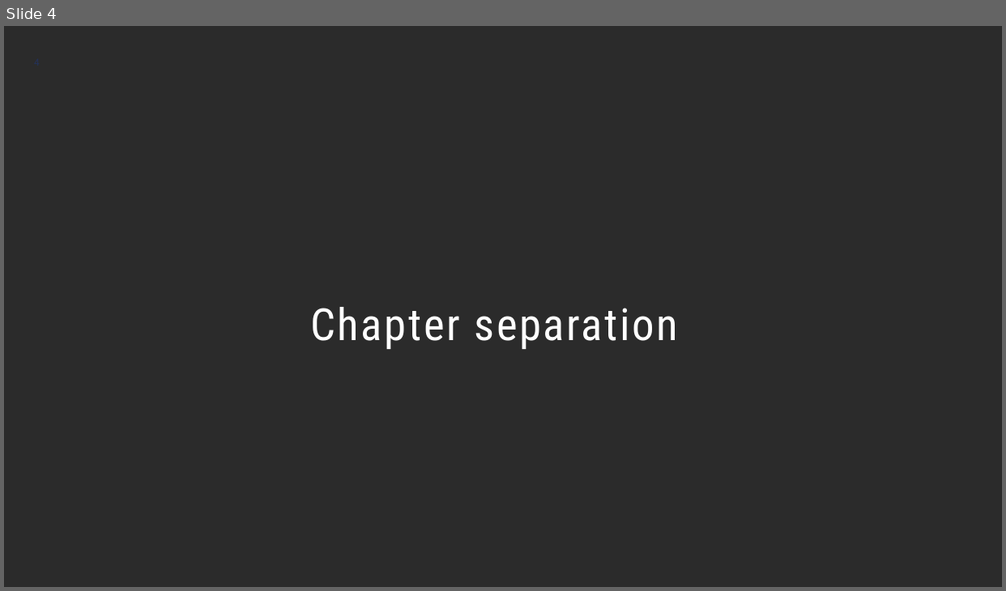
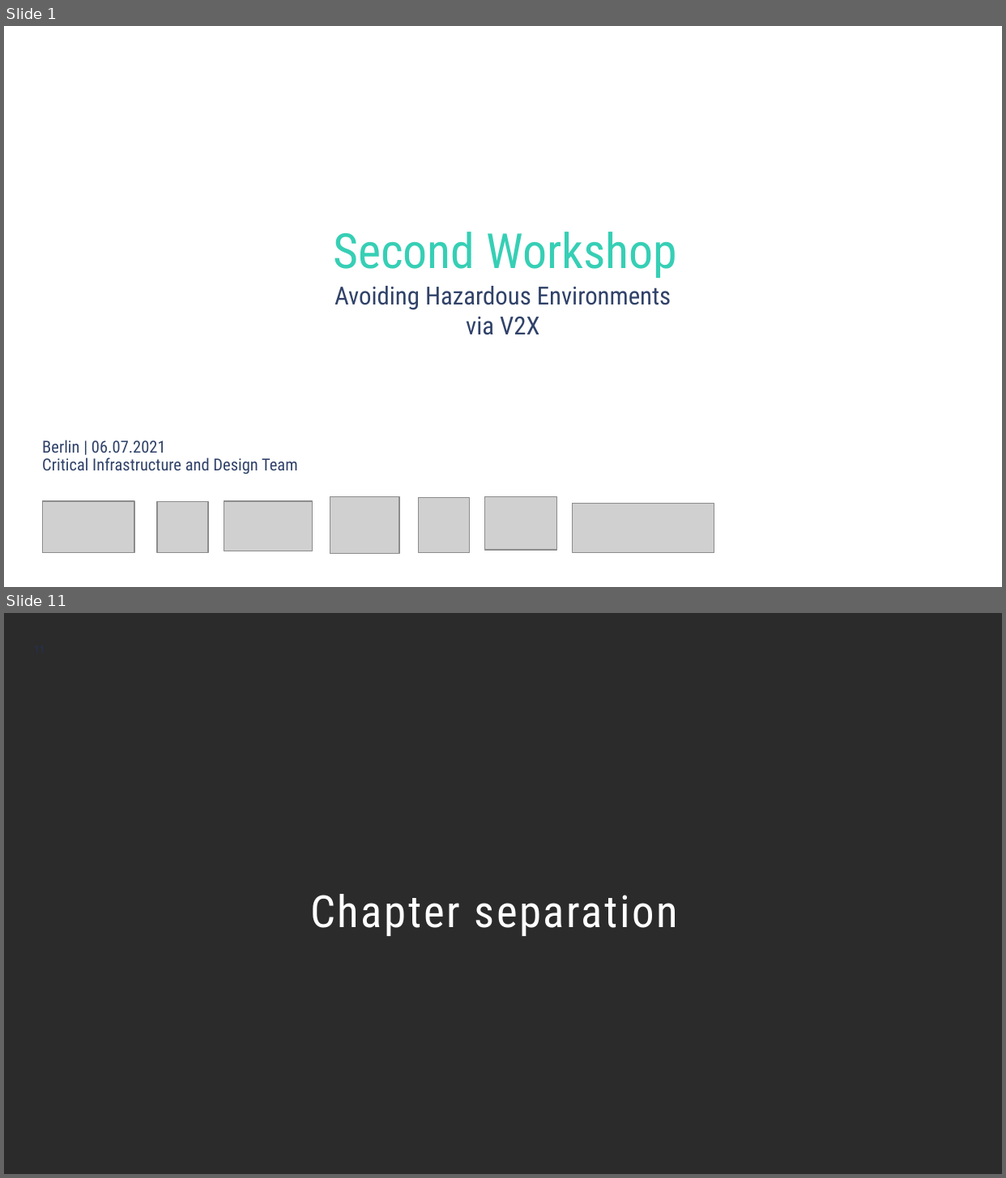
Before and after one commit to birnbaum/cid-workshop2, a slide deck: slides/ide3a_workshop2.pptx. Shown one above the other, each under a label of ours: slide 4 before the commit, slides 1 and 11 after it; the slides between them are not shown. The pictures are 1006x591 and 1006x1178 pixels, drawn with LibreOffice and Linux fonts; fonts in the diff are those of the drawing; grey boxes stand for pictures; background and template pictures are left out; a plain dark background stands for a picture behind light text. Boxes give left, top, right and bottom in pixels: in the first picture for what was removed or moved away, otherwise in the second. Text is boxed around its words. In the diff, an @@ line names an element or a change of style, - is before the commit and + after.

```diff
--- a/slides/ide3a_workshop2.pptx
+++ b/slides/ide3a_workshop2.pptx
@@ slide 1 added at (x1=4, y1=26, x2=1002, y2=587), background #FFFFFF @@
@@ title added at (x1=333, y1=232, x2=677, y2=278), 35 pt, text #36CFB5 @@
+Second Workshop
@@ text added at (x1=334, y1=286, x2=671, y2=335), 18 pt, text #304269 @@
+Avoiding Hazardous Environments via V2X
@@ text added at (x1=42, y1=440, x2=298, y2=475), 12 pt, text #304269 @@
+Berlin | 06.07.2021
+Critical Infrastructure and Design Team
@@ picture added at (x1=42, y1=502, x2=134, y2=554) @@
@@ picture added at (x1=158, y1=502, x2=209, y2=552) @@
@@ picture added at (x1=224, y1=502, x2=313, y2=552) @@
@@ picture added at (x1=330, y1=497, x2=399, y2=552) @@
@@ picture added at (x1=418, y1=498, x2=469, y2=552) @@
@@ picture added at (x1=484, y1=497, x2=557, y2=550) @@
@@ picture added at (x1=572, y1=503, x2=714, y2=552) @@
@@ what was slide 4 is now slide 11 @@
@@ page number at (x1=34, y1=638, x2=266, y2=661): text changed @@
-4
+11
```
Also in this commit, not shown: 1 slide changed, 8 other slides added, 2 slides removed, 4 other files.
